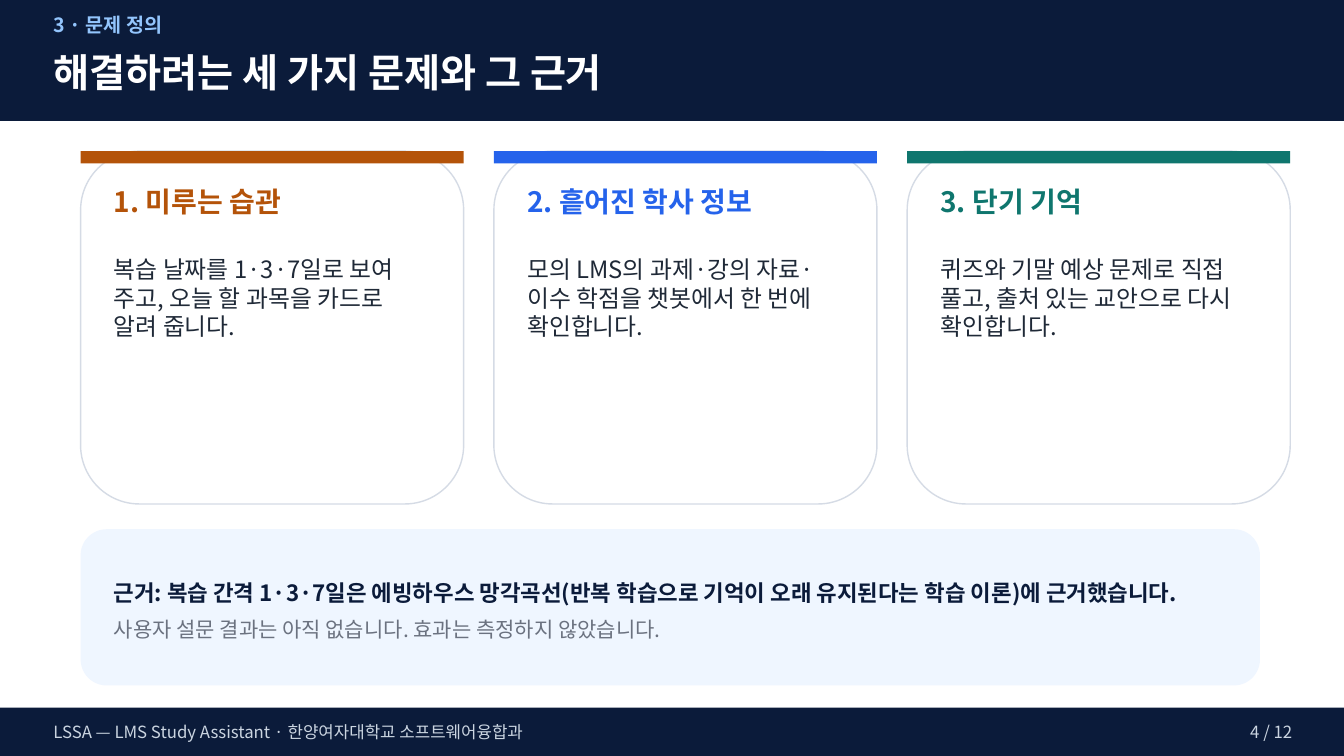
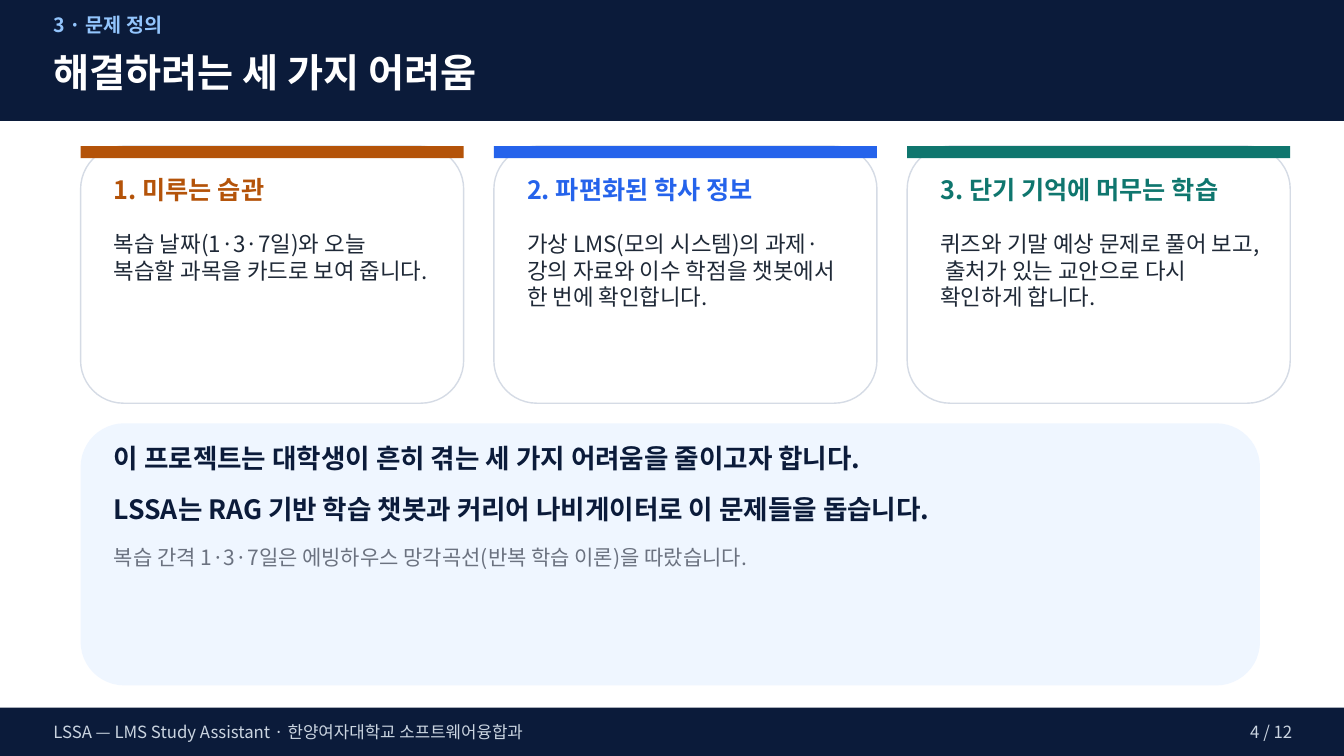
Before and after one commit to arlen-up/Study_assistance, a slide deck: slide 4 of docs/발표자료/최종/LSSA_심사_최종.pptx. Drawn at 1344x756 pixels with LibreOffice and Linux fonts; fonts in the diff are those of the drawing. Boxes give left, top, right and bottom in pixels: in the first picture for what was removed or moved away, otherwise in the second. Text is boxed around its words. In the diff, an @@ line names an element or a change of style, - is before the commit and + after.

```diff
--- a/docs/발표자료/최종/LSSA_심사_최종.pptx
+++ b/docs/발표자료/최종/LSSA_심사_최종.pptx
@@ text at [53,54,476,91]: text changed @@
-해결하려는 세 가지 문제와 그 근거
+해결하려는 세 가지 어려움
@@ rounded rectangle: place and size @@
-rounded rectangle at [81,151,464,504]
+rounded rectangle at [81,146,464,403]
@@ rounded rectangle: place and size @@
-rounded rectangle at [494,151,877,504]
+rounded rectangle at [494,146,877,403]
@@ 3 rectangles: place and size @@
-3 rectangles at [81,151,1291,163]
+3 rectangles at [81,146,1291,158]
@@ rounded rectangle: place and size @@
-rounded rectangle at [907,151,1291,504]
+rounded rectangle at [907,146,1291,403]
@@ text "1. 미루는 습관": place and size @@
-text "1. 미루는 습관" at [114,188,282,215]
+text "1. 미루는 습관" at [114,178,264,202]
@@ text "1. 미루는 습관" at [114,178,264,202]: size 20 to 18 pt @@
@@ text at [527,177,752,202]: text changed; size 20 to 18 pt @@
-2. 흩어진 학사 정보
+2. 파편화된 학사 정보
@@ text at [940,177,1218,202]: text changed; size 20 to 18 pt @@
-3. 단기 기억
+3. 단기 기억에 머무는 학습
@@ text at [114,233,428,281]: text changed; size 17 to 16 pt @@
-복습 날짜를 1·3·7일로 보여 주고, 오늘 할 과목을 카드로 알려 줍니다.
+복습 날짜(1·3·7일)와 오늘 복습할 과목을 카드로 보여 줍니다.
@@ text at [527,233,835,307]: text changed; size 17 to 16 pt @@
-모의 LMS의 과제·강의 자료·이수 학점을 챗봇에서 한 번에 확인합니다.
+가상 LMS(모의 시스템)의 과제·강의 자료와 이수 학점을 챗봇에서 한 번에 확인합니다.
@@ text at [940,233,1260,307]: text changed; size 17 to 16 pt @@
-퀴즈와 기말 예상 문제로 직접 풀고, 출처 있는 교안으로 다시 확인합니다.
+퀴즈와 기말 예상 문제로 풀어 보고, 출처가 있는 교안으로 다시 확인하게 합니다.
@@ rounded rectangle: place and size @@
-rounded rectangle at [81,529,1260,686]
+rounded rectangle at [81,423,1260,686]
@@ text "이 프로젝트는 대학생이 흔히 겪는 ..." at [114,445,929,569]: vertical alignment middle to top @@
@@ text at [114,445,929,569]: text changed; size 16 to 19 pt @@
-근거: 복습 간격 1·3·7일은 에빙하우스 망각곡선(반복 학습으로 기억이 오래 유지된다는 학습 이론)에 근거했습니다.
-사용자 설문 결과는 아직 없습니다. 효과는 측정하지 않았습니다.
+이 프로젝트는 대학생이 흔히 겪는 세 가지 어려움을 줄이고자 합니다.
+LSSA는 RAG 기반 학습 챗봇과 커리어 나비게이터로 이 문제들을 돕습니다.
+복습 간격 1·3·7일은 에빙하우스 망각곡선(반복 학습 이론)을 따랐습니다.
```
Also in this commit, not shown: 9 other slides changed, 2 other files.
